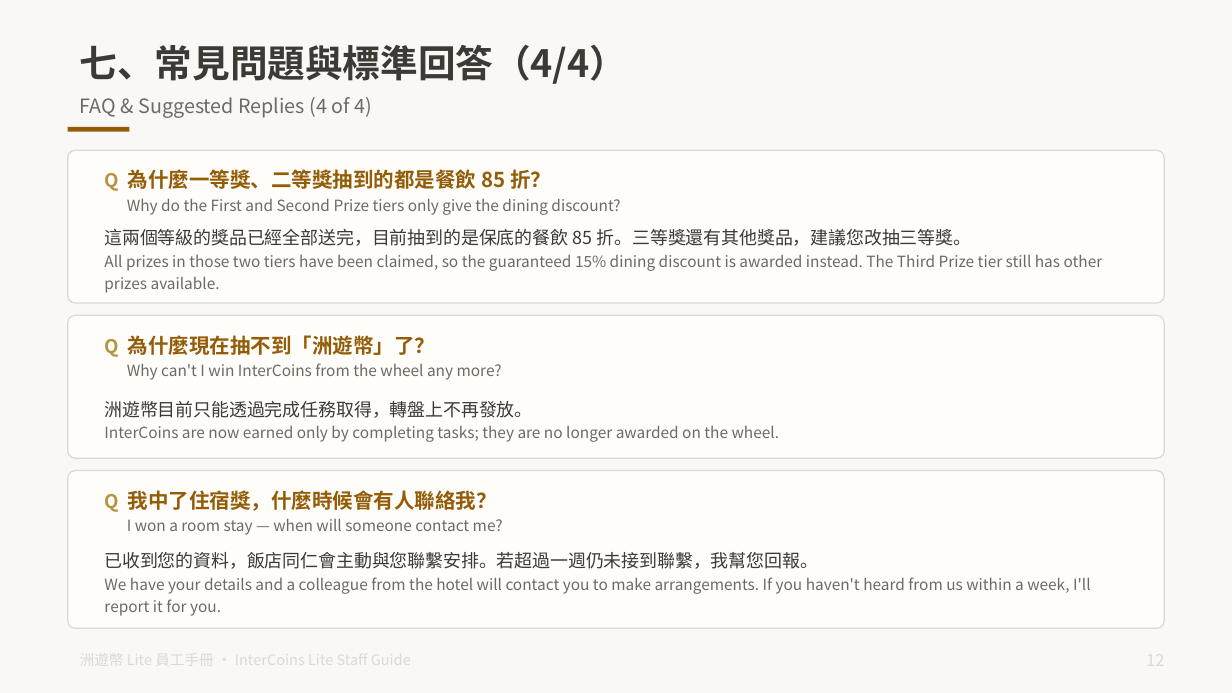
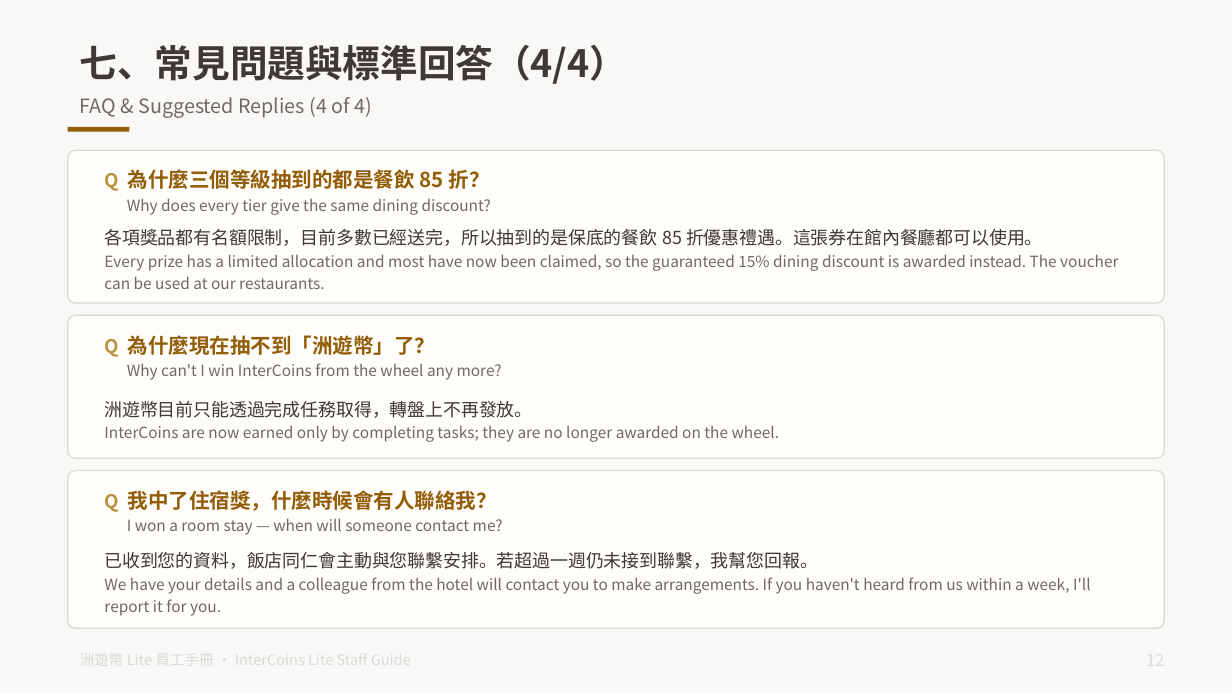
Before and after one commit to tony1229kimo/intercoins-lite, a slide deck: slide 13 of docs/洲遊幣Lite_員工手冊_一般版_雙語.pptx. Drawn at 1232x693 pixels with LibreOffice and Linux fonts; fonts in the diff are those of the drawing. Boxes give left, top, right and bottom in pixels: in the first picture for what was removed or moved away, otherwise in the second. Text is boxed around its words. In the diff, an @@ line names an element or a change of style, - is before the commit and + after.

```diff
--- a/docs/洲遊幣Lite_員工手冊_一般版_雙語.pptx
+++ b/docs/洲遊幣Lite_員工手冊_一般版_雙語.pptx
@@ text at [104,169,491,215]: text changed @@
-Q 為什麼一等獎、二等獎抽到的都是餐飲 85 折？
-Why do the First and Second Prize tiers only give the dining discount?
+Q 為什麼三個等級抽到的都是餐飲 85 折？
+Why does every tier give the same dining discount?
@@ text at [104,229,1118,289]: text changed @@
-這兩個等級的獎品已經全部送完，目前抽到的是保底的餐飲 85 折。三等獎還有其他獎品，建議您改抽三等獎。
-All prizes in those two tiers have been claimed, so the guaranteed 15% dining discount is awarded instead. The Third Prize tier still has other prizes available.
+各項獎品都有名額限制，目前多數已經送完，所以抽到的是保底的餐飲 85 折優惠禮遇。這張券在館內餐廳都可以使用。
+Every prize has a limited allocation and most have now been claimed, so the guaranteed 15% dining discount is awarded instead. The voucher can be used at our restaurants.
```
Also in this commit, not shown: 1 other file.
